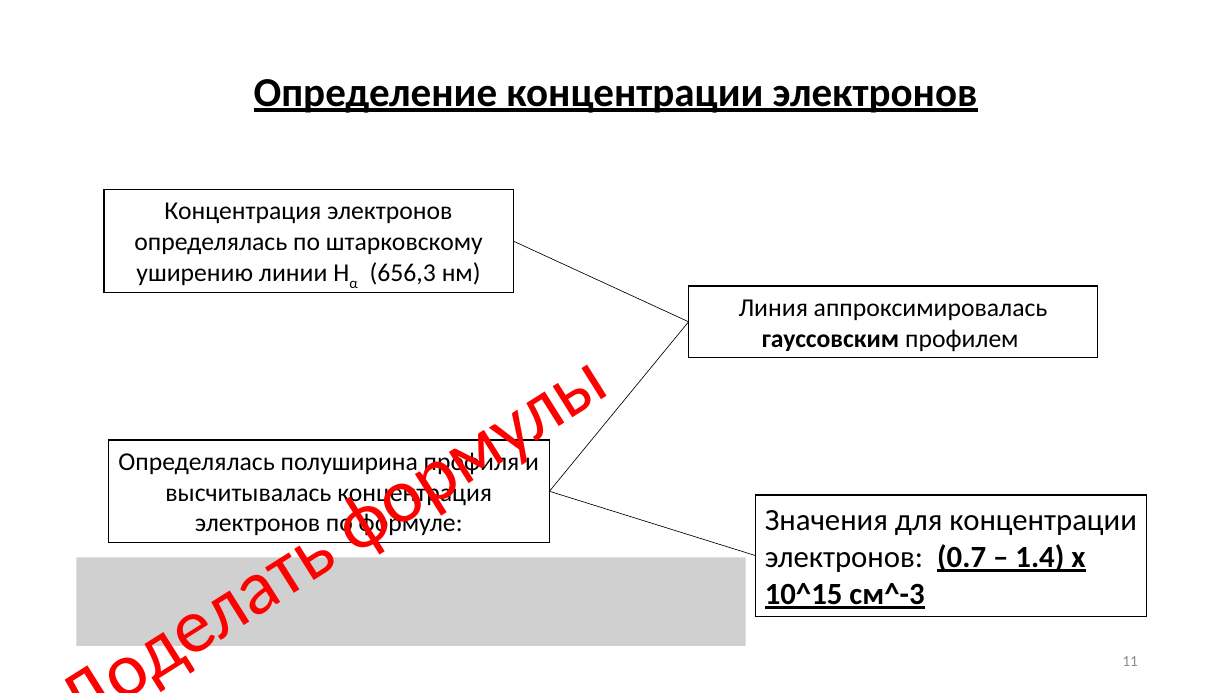
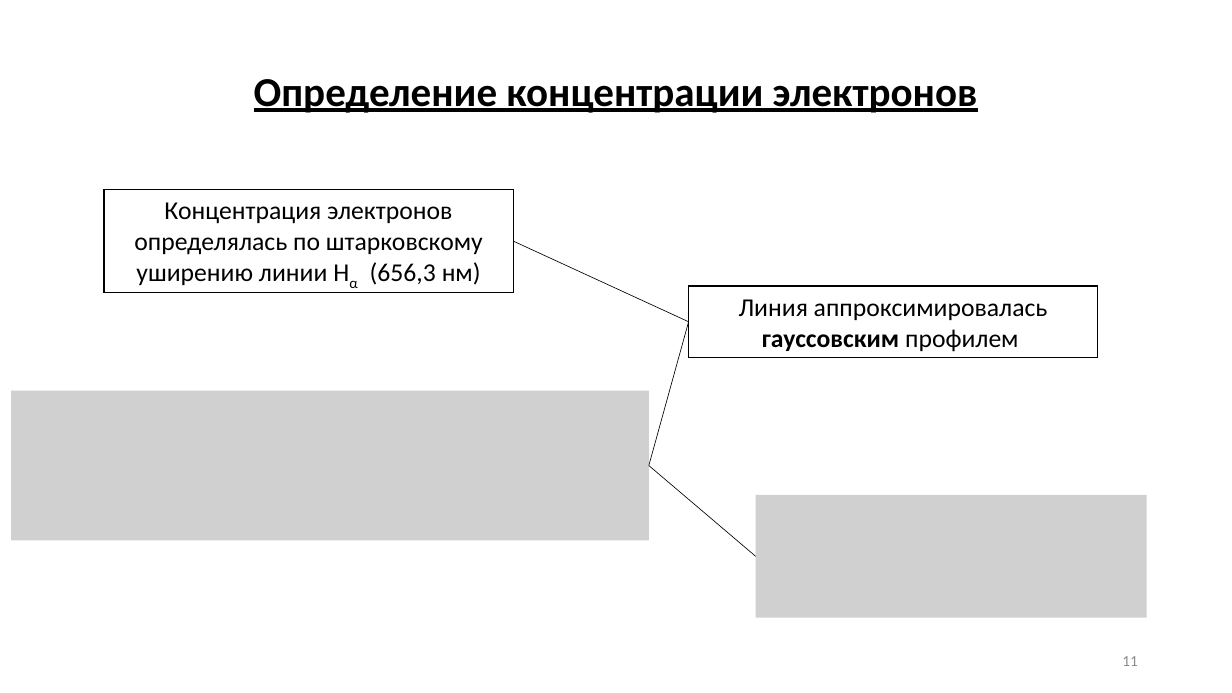
Before and after one commit to ulanich/msu, a slide deck: slide 11 of конференция/конференция.pptx. Drawn at 1232x693 pixels with LibreOffice and Linux fonts; fonts in the diff are those of the drawing; grey boxes stand for pictures. Boxes give left, top, right and bottom in pixels: in the first picture for what was removed or moved away, otherwise in the second. Text is boxed around its words. In the diff, an @@ line names an element or a change of style, - is before the commit and + after.

```diff
--- a/конференция/конференция.pptx
+++ b/конференция/конференция.pptx
@@ text removed at bbox=[29, 304, 654, 693] @@
-Доделать формулы
@@ line moved from (689, 322) - (550, 492) to (689, 322) - (649, 466) @@
@@ picture added at bbox=[11, 391, 649, 541] @@
@@ rectangle removed at bbox=[108, 440, 549, 543] @@
-Определялась полуширина профиля и высчитывалась концентрация электронов по формуле:
@@ line moved from (550, 492) - (756, 555) to (649, 466) - (756, 556) @@
@@ rectangle removed at bbox=[756, 495, 1147, 616] @@
-Значения для концентрации электронов: (0.7 – 1.4) х 10^15 см^-3
@@ picture added at bbox=[756, 495, 1147, 618] @@
@@ picture removed at bbox=[77, 557, 746, 646] @@
```
Also in this commit, not shown: 7 other slides changed, 3 slides added, 1 slide removed.
